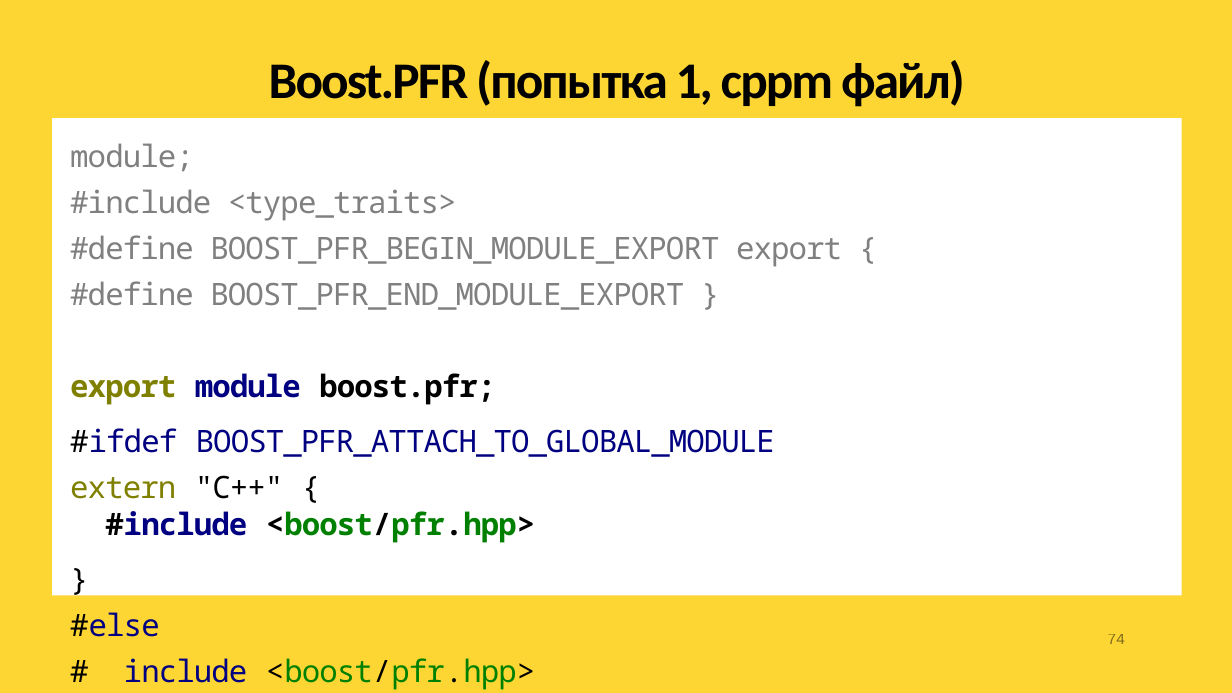
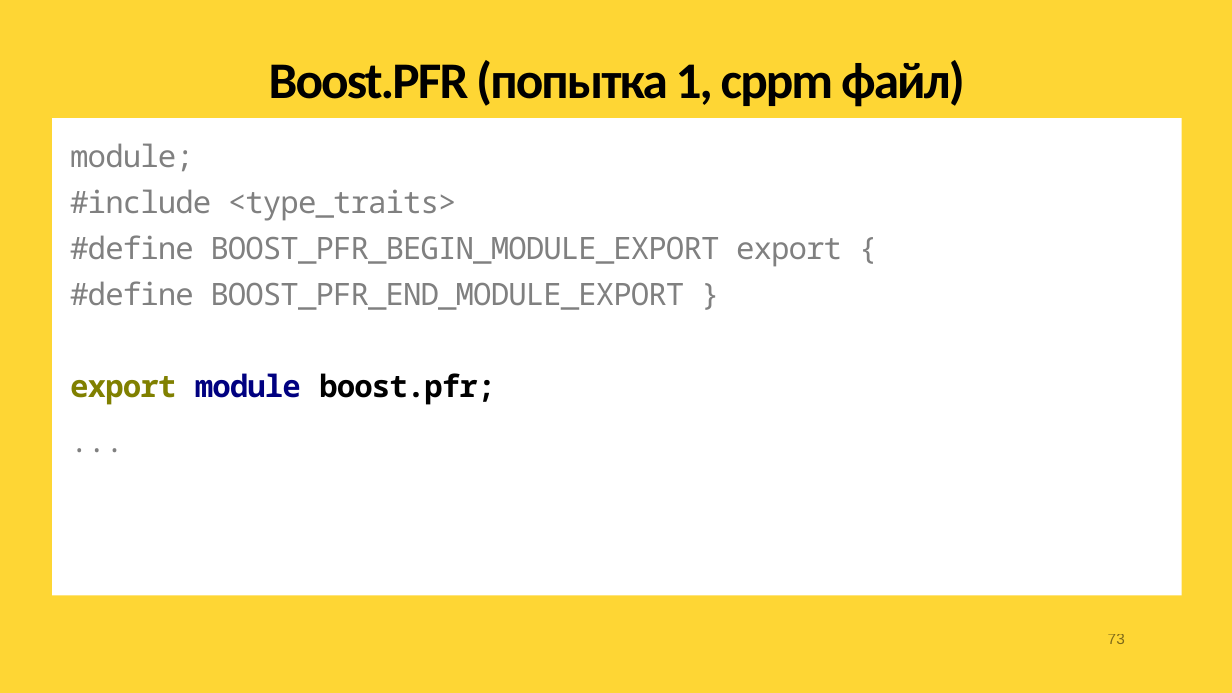
Before and after one commit to apolukhin/apolukhin.github.io, a slide deck: slide 73 of presentations/modules.odp (slide 74 before the commit). Drawn at 1232x693 pixels with LibreOffice and Linux fonts; fonts in the diff are those of the drawing; background and template pictures are left out. Boxes give left, top, right and bottom in pixels: in the first picture for what was removed or moved away, otherwise in the second. Text is boxed around its words. In the diff, an @@ line names an element or a change of style, - is before the commit and + after.

```diff
--- a/presentations/modules.odp
+++ b/presentations/modules.odp
@@ text at [70,428,775,690]: text changed; text colour #000080 to #808080 @@
-#ifdef BOOST_PFR_ATTACH_TO_GLOBAL_MODULE
-extern "C++" {
-#include <boost/pfr.hpp>
-}
-#else
-# include <boost/pfr.hpp>
-#endif
+...
@@ page number at [1108,634,1125,644]: text changed @@
-74
+73
```
Also in this commit, not shown: 11 other slides changed, 1 slide removed, 1 other file.
